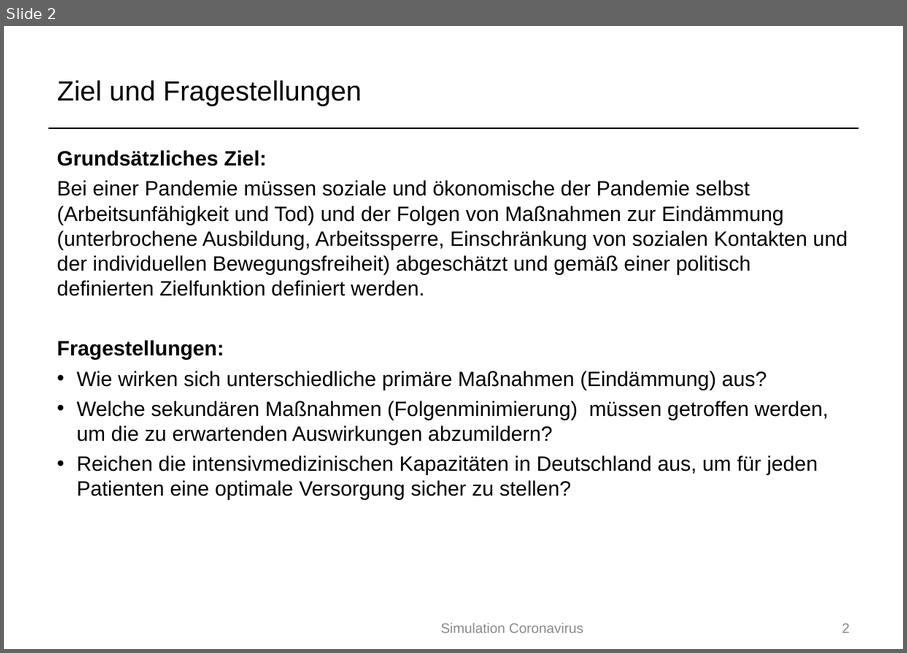
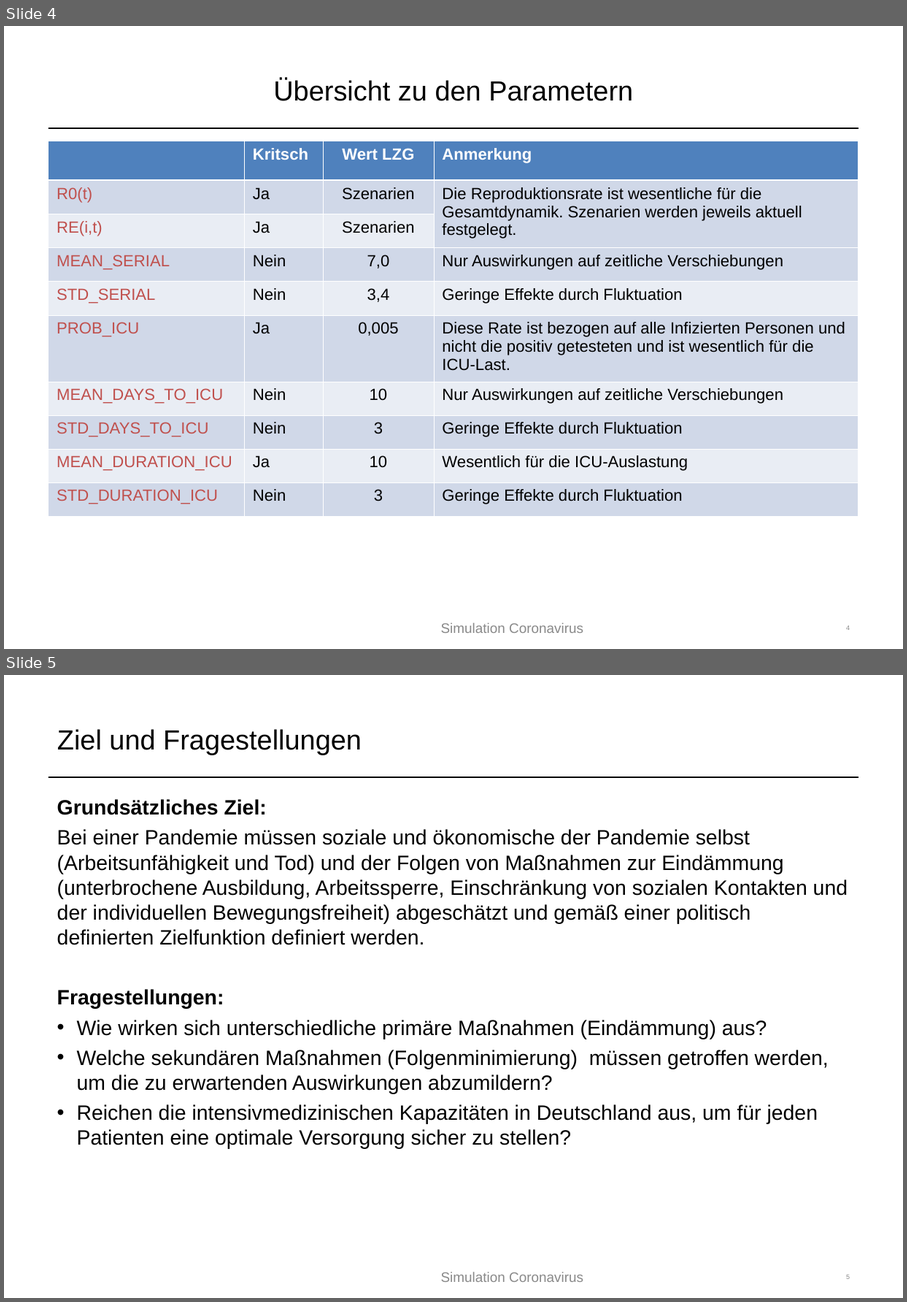
Before and after one commit to PeterBorrmann1965/Covid-19-simulation, a slide deck: docs/20200318 corona.ppt. Shown one above the other, each under a label of ours: slide 2 before the commit, slides 4 and 5 after it. The pictures are 907x653 and 907x1302 pixels, drawn with LibreOffice and Linux fonts; fonts in the diff are those of the drawing. Boxes give left, top, right and bottom in pixels: in the first picture for what was removed or moved away, otherwise in the second. Text is boxed around its words. In the diff, an @@ line names an element or a change of style, - is before the commit and + after.

```diff
--- a/docs/20200318 corona.ppt
+++ b/docs/20200318 corona.ppt
@@ slide 4 added at box(4, 26, 903, 649), background #FFFFFF; not listed: 1 template element that a slide beside it also shows @@
@@ title added at box(273, 79, 633, 101), 24 pt, text #000000 @@
+Übersicht zu den Parametern
@@ table added at box(48, 141, 857, 511), 10 rows, 4 columns @@
+ | Kritsch | Wert LZG | Anmerkung
+R0(t) | Ja | Szenarien | Die Reproduktionsrate ist wesentliche für die Gesamtdynamik. Szenarien werden jeweils aktuell festgelegt.
+RE(i,t) | Ja | Szenarien | 
+MEAN_SERIAL | Nein | 7,0 | Nur Auswirkungen auf zeitliche Verschiebungen
+STD_SERIAL | Nein | 3,4 | Geringe Effekte durch Fluktuation
+PROB_ICU | Ja | 0,005 | Diese Rate ist bezogen auf alle Infizierten Personen und nicht die positiv getesteten und ist wesentlich für die ICU-Last.
+MEAN_DAYS_TO_ICU | Nein | 10 | Nur Auswirkungen auf zeitliche Verschiebungen
+STD_DAYS_TO_ICU | Nein | 3 | Geringe Effekte durch Fluktuation
+MEAN_DURATION_ICU | Ja | 10 | Wesentlich für die ICU-Auslastung
+STD_DURATION_ICU | Nein | 3 | Geringe Effekte durch Fluktuation
@@ text added at box(441, 622, 584, 633), 12 pt, text #898989 @@
+Simulation Coronavirus
@@ page number added at box(846, 625, 850, 630), 5.7 pt, text #898989 @@
+4
@@ what was slide 2 is now slide 5 @@
@@ page number at box(846, 1274, 850, 1279): text changed; size 12 to 5.7 pt @@
-2
+5
```
Also in this commit, not shown: 1 slide changed, 2 other slides added, 1 slide removed, 2 other files.
